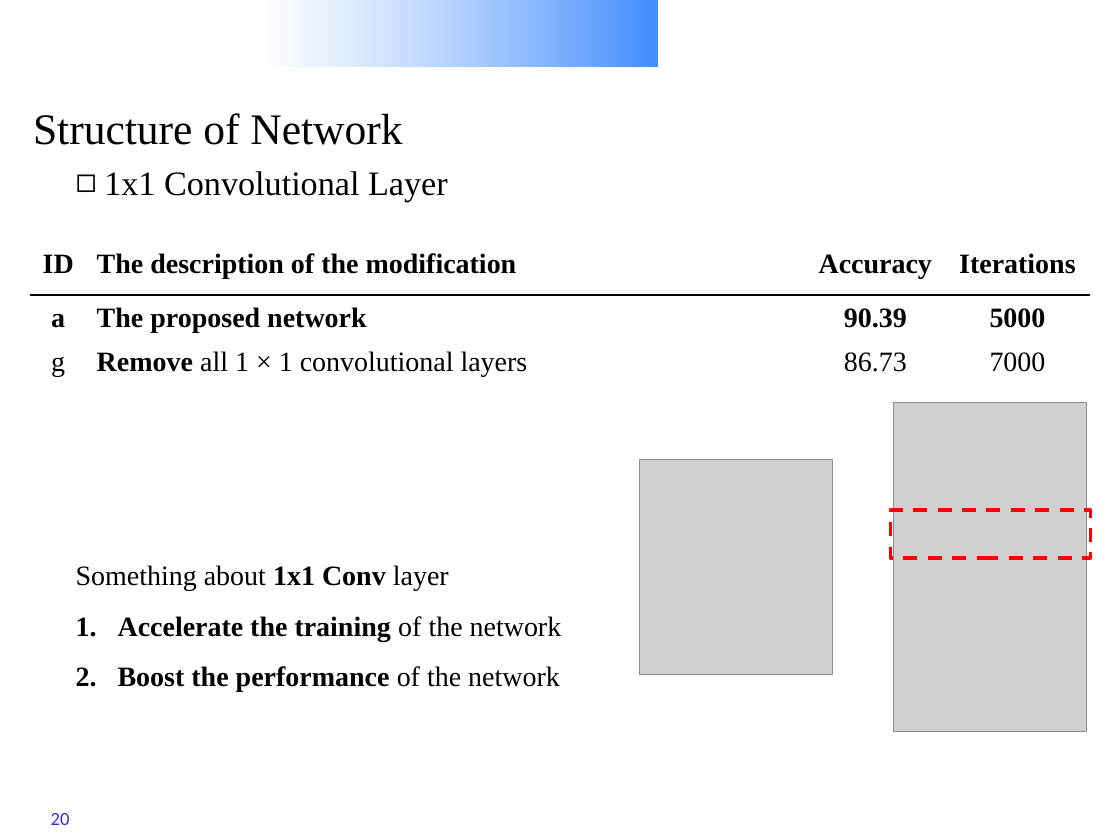
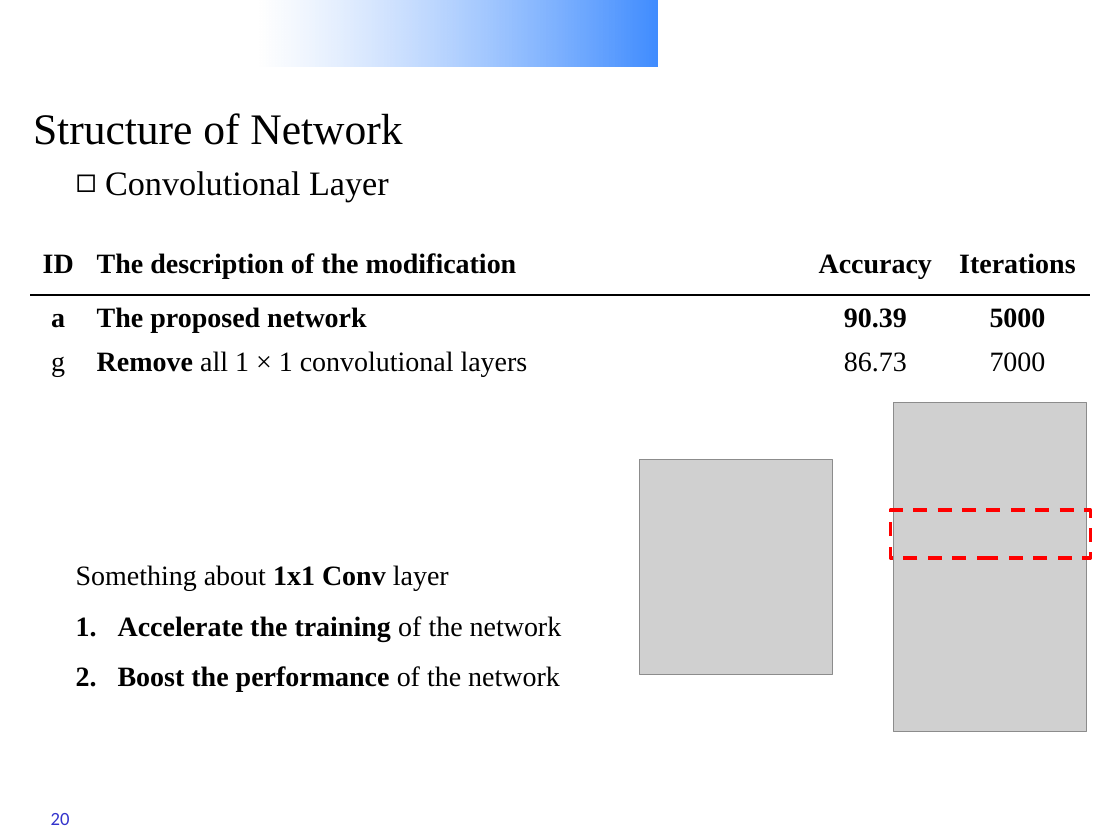
Before and after one commit to Charleswyt/tf_audio_steganalysis, a slide deck: slide 20 of CNN-based Steganalysis of MP3 Steganography in the Entropy Code Domain.pptx. Drawn at 1120x840 pixels with LibreOffice and Linux fonts; fonts in the diff are those of the drawing; grey boxes stand for pictures; background and template pictures are left out. Boxes give left, top, right and bottom in pixels: in the first picture for what was removed or moved away, otherwise in the second. Text is boxed around its words. In the diff, an @@ line names an element or a change of style, - is before the commit and + after.

```diff
--- a/CNN-based Steganalysis of MP3 Steganography in the Entropy Code Domain.pptx
+++ b/CNN-based Steganalysis of MP3 Steganography in the Entropy Code Domain.pptx
@@ text at [105,171,389,202]: text changed @@
-◻ 1x1 Convolutional Layer
+◻ Convolutional Layer
```
Also in this commit, not shown: 1 other slide changed.
